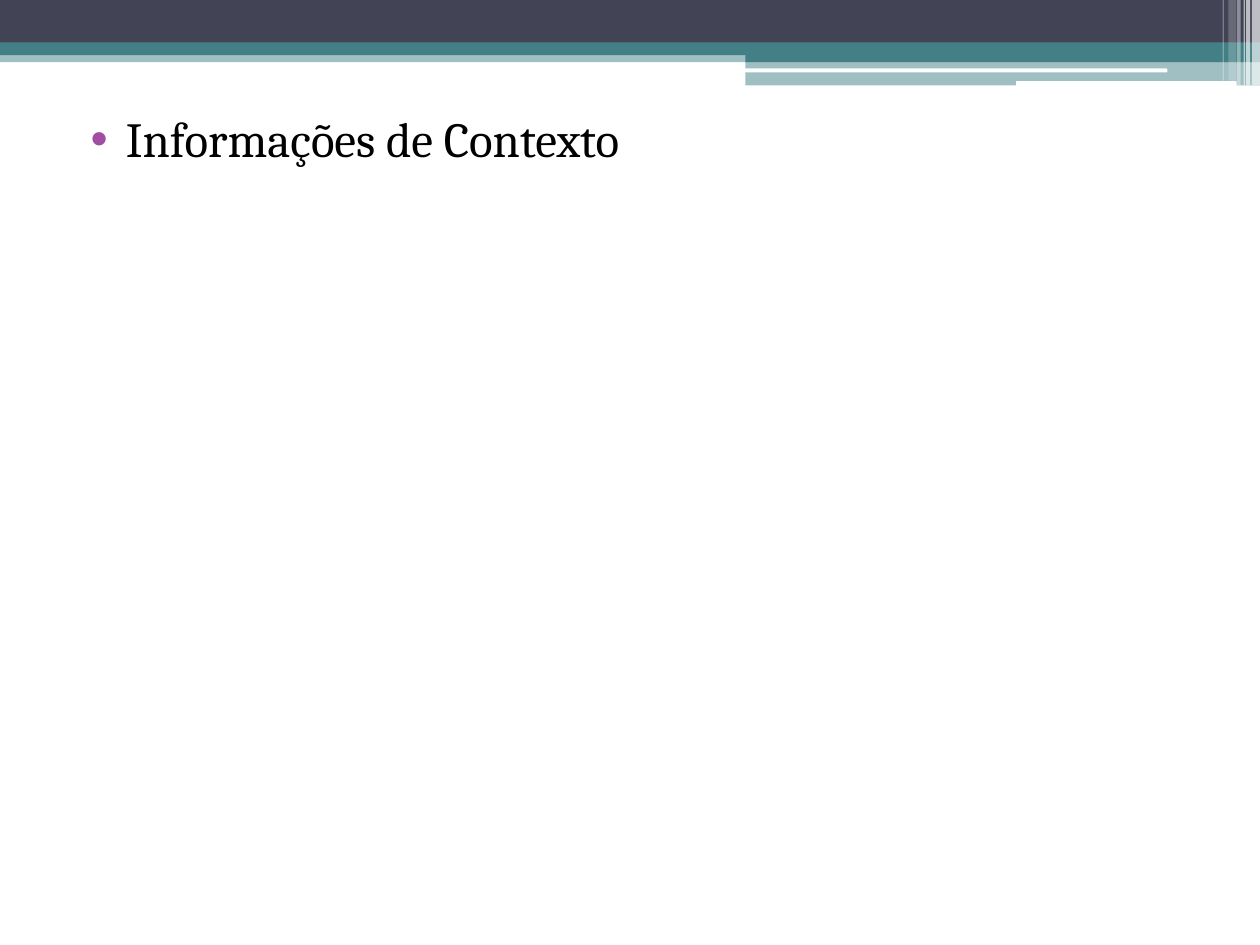
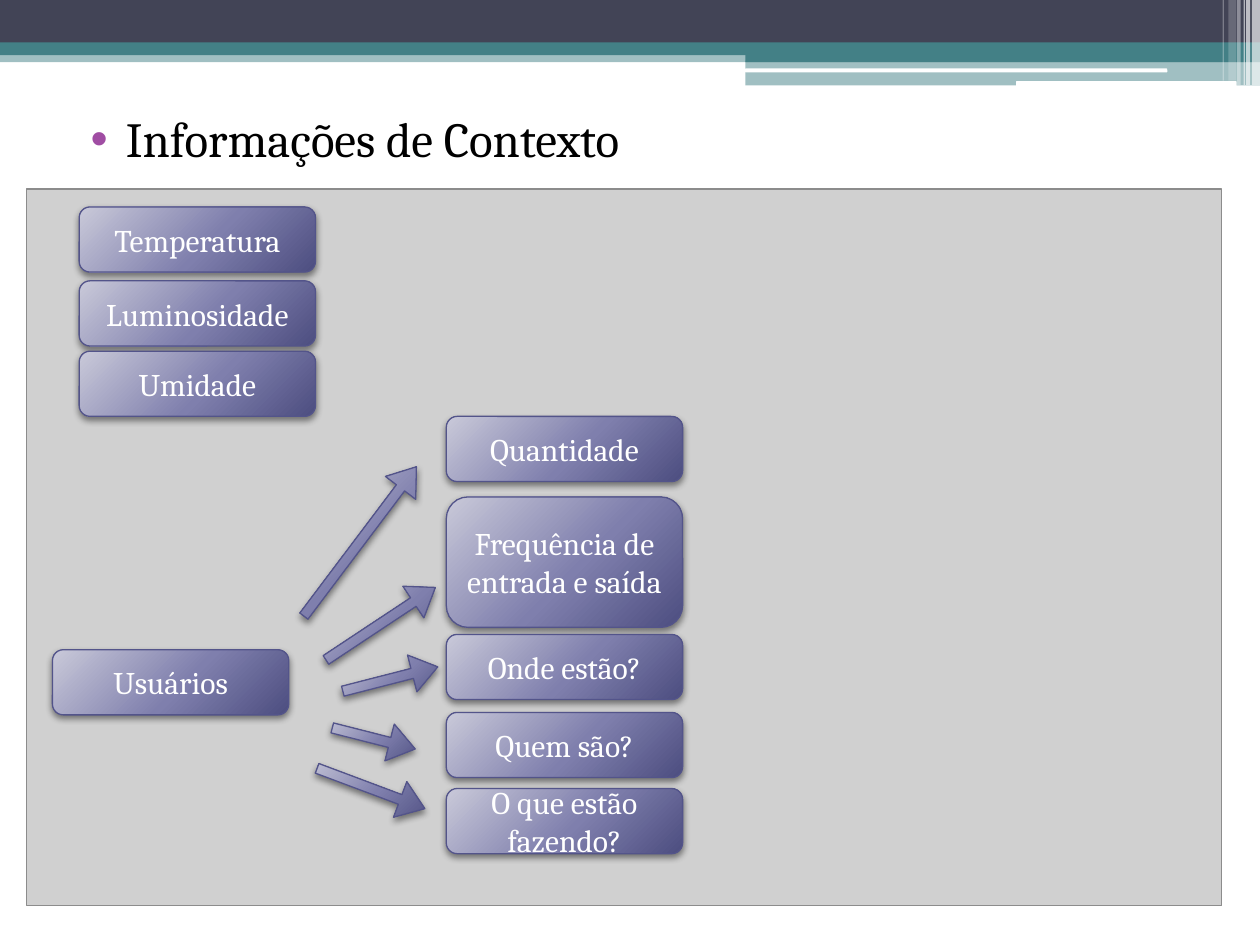
Before and after one commit to talesporto/Projeto-Final, a slide deck: slide 6 of apresentacao/ApresentacaoTRUE.pptx. Drawn at 1260x945 pixels with LibreOffice and Linux fonts; fonts in the diff are those of the drawing; grey boxes stand for pictures. Boxes give left, top, right and bottom in pixels: in the first picture for what was removed or moved away, otherwise in the second. Text is boxed around its words. In the diff, an @@ line names an element or a change of style, - is before the commit and + after.

```diff
--- a/apresentacao/ApresentacaoTRUE.pptx
+++ b/apresentacao/ApresentacaoTRUE.pptx
@@ picture added at [26, 189, 1221, 906] @@
@@ rounded rectangle added at [79, 207, 316, 272], fill gradient #C9C9DA to #7F80AE to #4D4E81, outline #53548A 0.75 pt, 18 pt, text #FFFFFF @@
+Temperatura
@@ rounded rectangle added at [79, 281, 316, 346], fill gradient #C9C9DA to #7F80AE to #4D4E81, outline #53548A 0.75 pt, 18 pt, text #FFFFFF @@
+Luminosidade
@@ rounded rectangle added at [79, 352, 316, 417], fill gradient #C9C9DA to #7F80AE to #4D4E81, outline #53548A 0.75 pt, 18 pt, text #FFFFFF @@
+Umidade
@@ rounded rectangle added at [446, 416, 683, 481], fill gradient #C9C9DA to #7F80AE to #4D4E81, outline #53548A 0.75 pt, 18 pt, text #FFFFFF @@
+Quantidade
@@ right arrow added at [289, 456, 432, 628], fill gradient #C9C9DA to #7F80AE to #4D4E81, outline #53548A 0.75 pt @@
@@ rounded rectangle added at [446, 496, 683, 627], fill gradient #C9C9DA to #7F80AE to #4D4E81, outline #53548A 0.75 pt, 18 pt, text #FFFFFF @@
+Frequência de entrada e saída
@@ right arrow added at [315, 572, 446, 676], fill gradient #C9C9DA to #7F80AE to #4D4E81, outline #53548A 0.75 pt @@
@@ rounded rectangle added at [53, 650, 290, 716], fill gradient #C9C9DA to #7F80AE to #4D4E81, outline #53548A 0.75 pt, 18 pt, text #FFFFFF @@
+Usuários
@@ right arrow added at [338, 649, 443, 710], fill gradient #C9C9DA to #7F80AE to #4D4E81, outline #53548A 0.75 pt @@
@@ rounded rectangle added at [446, 635, 683, 701], fill gradient #C9C9DA to #7F80AE to #4D4E81, outline #53548A 0.75 pt, 18 pt, text #FFFFFF @@
+Onde estão?
@@ right arrow added at [328, 710, 420, 767], fill gradient #C9C9DA to #7F80AE to #4D4E81, outline #53548A 0.75 pt @@
@@ rounded rectangle added at [446, 712, 683, 777], fill gradient #C9C9DA to #7F80AE to #4D4E81, outline #53548A 0.75 pt, 18 pt, text #FFFFFF @@
+Quem são?
@@ right arrow added at [311, 751, 431, 827], fill gradient #C9C9DA to #7F80AE to #4D4E81, outline #53548A 0.75 pt @@
@@ rounded rectangle added at [446, 789, 683, 854], fill gradient #C9C9DA to #7F80AE to #4D4E81, outline #53548A 0.75 pt, 18 pt, text #FFFFFF @@
+O que estão fazendo?
```
Also in this commit, not shown: 3 slides added, 1 other file.
